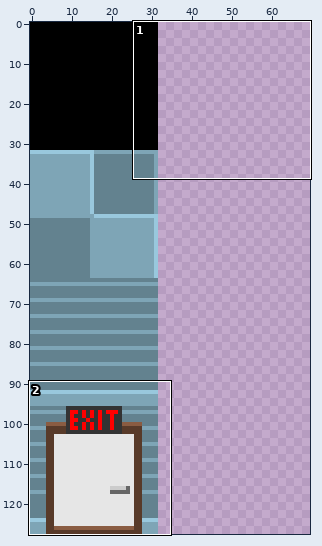
Two states of a sprite sheet, b/img/chipset.png. The first picture is a wide view before the edit; the outline marks the close-up.
Close-up. The starting point:
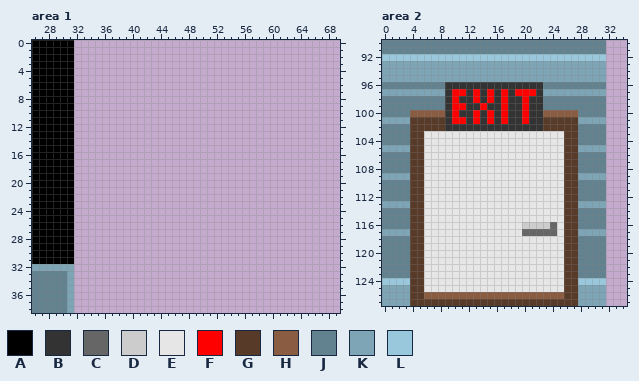
The file is 128x128 pixels. Shown: area 1: x 26..69, y 0..38; area 2: x 0..34, y 90..127. The wide view leaves out empty margins.
Palette (. is transparent): A #000000  B #333333  C #666666  D #cccccc  E #e6e6e6  F #ff0000  G #583a29  H #8a5c42  J #63828f  K #7ea5b6  L #99c8dd
Pixels before, area 1, first column x 26:
 0 AAAAAA
 1 AAAAAA
 2 AAAAAA
 3 AAAAAA
 4 AAAAAA
 5 AAAAAA
 6 AAAAAA
 7 AAAAAA
 8 AAAAAA
 9 AAAAAA
10 AAAAAA
11 AAAAAA
12 AAAAAA
13 AAAAAA
14 AAAAAA
15 AAAAAA
16 AAAAAA
17 AAAAAA
18 AAAAAA
19 AAAAAA
20 AAAAAA
21 AAAAAA
22 AAAAAA
23 AAAAAA
24 AAAAAA
25 AAAAAA
26 AAAAAA
27 AAAAAA
28 AAAAAA
29 AAAAAA
30 AAAAAA
31 AAAAAA
32 KKKKKK
33 JJJJJK
34 JJJJJK
35 JJJJJK
36 JJJJJK
37 JJJJJK
38 JJJJJK
Pixels before, area 2, first column x 0:
 90 JJJJJJJJJJJJJJJJJJJJJJJJJJJJJJJJ
 91 JJJJJJJJJJJJJJJJJJJJJJJJJJJJJJJJ
 92 LLLLLLLLLLLLLLLLLLLLLLLLLLLLLLLL
 93 KKKKKKKKKKKKKKKKKKKKKKKKKKKKKKKK
 94 KKKKKKKKKKKKKKKKKKKKKKKKKKKKKKKK
 95 KKKKKKKKKKKKKKKKKKKKKKKKKKKKKKKK
 96 JJJJJJJJJBBBBBBBBBBBBBBJJJJJJJJJ
 97 KKKKKKKKKBFFBFBFBFBFFFBKKKKKKKKK
 98 JJJJJJJJJBFBBFBFBFBBFBBJJJJJJJJJ
 99 JJJJJJJJJBFFBBFBBFBBFBBJJJJJJJJJ
100 JJJJHHHHHBFBBFBFBFBBFBBHHHHHJJJJ
101 KKKKGGGGGBFFBFBFBFBBFBBGGGGGKKKK
102 JJJJGGGGGBBBBBBBBBBBBBBGGGGGJJJJ
103 JJJJGGEEEEEEEEEEEEEEEEEEEEGGJJJJ
104 JJJJGGEEEEEEEEEEEEEEEEEEEEGGJJJJ
105 KKKKGGEEEEEEEEEEEEEEEEEEEEGGKKKK
106 JJJJGGEEEEEEEEEEEEEEEEEEEEGGJJJJ
107 JJJJGGEEEEEEEEEEEEEEEEEEEEGGJJJJ
108 JJJJGGEEEEEEEEEEEEEEEEEEEEGGJJJJ
109 KKKKGGEEEEEEEEEEEEEEEEEEEEGGKKKK
110 JJJJGGEEEEEEEEEEEEEEEEEEEEGGJJJJ
111 JJJJGGEEEEEEEEEEEEEEEEEEEEGGJJJJ
112 JJJJGGEEEEEEEEEEEEEEEEEEEEGGJJJJ
113 KKKKGGEEEEEEEEEEEEEEEEEEEEGGKKKK
114 JJJJGGEEEEEEEEEEEEEEEEEEEEGGJJJJ
115 JJJJGGEEEEEEEEEEEEEEEEEEEEGGJJJJ
116 JJJJGGEEEEEEEEEEEEEEDDDDCEGGJJJJ
117 KKKKGGEEEEEEEEEEEEEECCCCCEGGKKKK
118 JJJJGGEEEEEEEEEEEEEEEEEEEEGGJJJJ
119 JJJJGGEEEEEEEEEEEEEEEEEEEEGGJJJJ
120 JJJJGGEEEEEEEEEEEEEEEEEEEEGGJJJJ
121 JJJJGGEEEEEEEEEEEEEEEEEEEEGGJJJJ
122 JJJJGGEEEEEEEEEEEEEEEEEEEEGGJJJJ
123 JJJJGGEEEEEEEEEEEEEEEEEEEEGGJJJJ
124 LLLLGGEEEEEEEEEEEEEEEEEEEEGGLLLL
125 KKKKGGEEEEEEEEEEEEEEEEEEEEGGKKKK
126 KKKKGGHHHHHHHHHHHHHHHHHHHHGGKKKK
127 KKKKGGGGGGGGGGGGGGGGGGGGGGGGKKKK
The same view after the edit:
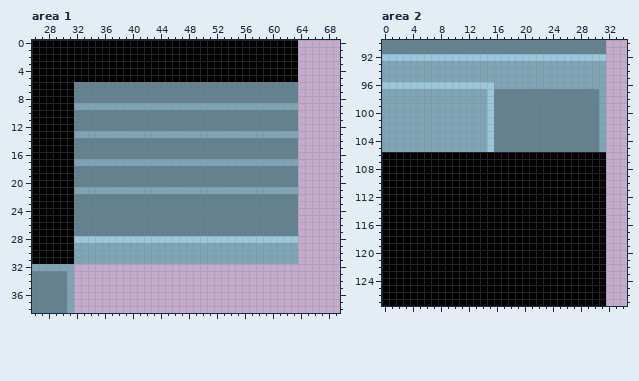
The exact change:
Changed rows in their new state; - is an unchanged pixel.
Area 1:
first column x 32:
 0 AAAAAAAAAAAAAAAAAAAAAAAAAAAAAAAA
 1 AAAAAAAAAAAAAAAAAAAAAAAAAAAAAAAA
 2 AAAAAAAAAAAAAAAAAAAAAAAAAAAAAAAA
 3 AAAAAAAAAAAAAAAAAAAAAAAAAAAAAAAA
 4 AAAAAAAAAAAAAAAAAAAAAAAAAAAAAAAA
 5 AAAAAAAAAAAAAAAAAAAAAAAAAAAAAAAA
 6 JJJJJJJJJJJJJJJJJJJJJJJJJJJJJJJJ
 7 JJJJJJJJJJJJJJJJJJJJJJJJJJJJJJJJ
 8 JJJJJJJJJJJJJJJJJJJJJJJJJJJJJJJJ
 9 KKKKKKKKKKKKKKKKKKKKKKKKKKKKKKKK
10 JJJJJJJJJJJJJJJJJJJJJJJJJJJJJJJJ
11 JJJJJJJJJJJJJJJJJJJJJJJJJJJJJJJJ
12 JJJJJJJJJJJJJJJJJJJJJJJJJJJJJJJJ
13 KKKKKKKKKKKKKKKKKKKKKKKKKKKKKKKK
14 JJJJJJJJJJJJJJJJJJJJJJJJJJJJJJJJ
15 JJJJJJJJJJJJJJJJJJJJJJJJJJJJJJJJ
16 JJJJJJJJJJJJJJJJJJJJJJJJJJJJJJJJ
17 KKKKKKKKKKKKKKKKKKKKKKKKKKKKKKKK
18 JJJJJJJJJJJJJJJJJJJJJJJJJJJJJJJJ
19 JJJJJJJJJJJJJJJJJJJJJJJJJJJJJJJJ
20 JJJJJJJJJJJJJJJJJJJJJJJJJJJJJJJJ
21 KKKKKKKKKKKKKKKKKKKKKKKKKKKKKKKK
22 JJJJJJJJJJJJJJJJJJJJJJJJJJJJJJJJ
23 JJJJJJJJJJJJJJJJJJJJJJJJJJJJJJJJ
24 JJJJJJJJJJJJJJJJJJJJJJJJJJJJJJJJ
25 JJJJJJJJJJJJJJJJJJJJJJJJJJJJJJJJ
26 JJJJJJJJJJJJJJJJJJJJJJJJJJJJJJJJ
27 JJJJJJJJJJJJJJJJJJJJJJJJJJJJJJJJ
28 LLLLLLLLLLLLLLLLLLLLLLLLLLLLLLLL
29 KKKKKKKKKKKKKKKKKKKKKKKKKKKKKKKK
30 KKKKKKKKKKKKKKKKKKKKKKKKKKKKKKKK
31 KKKKKKKKKKKKKKKKKKKKKKKKKKKKKKKK
Area 2:
first column x 0:
 96 LLLLLLLLLLLLLLLLKKKKKKKKKKKKKKKK
 97 ---------KKKKKKLJJJJJJJJJJJJJJJ-
 98 KKKKKKKKKKKKKKKLJJJJJJJ--------K
 99 KKKKKKKKKKKKKKKLJJJJJJJ--------K
100 KKKKKKKKKKKKKKKLJJJJJJJJJJJJ---K
101 ----KKKKKKKKKKKLJJJJJJJJJJJJJJJ-
102 KKKKKKKKKKKKKKKLJJJJJJJJJJJJ---K
103 KKKKKKKKKKKKKKKLJJJJJJJJJJJJ---K
104 KKKKKKKKKKKKKKKLJJJJJJJJJJJJ---K
105 ----KKKKKKKKKKKLJJJJJJJJJJJJJJJ-
106 AAAAAAAAAAAAAAAAAAAAAAAAAAAAAAAA
107 AAAAAAAAAAAAAAAAAAAAAAAAAAAAAAAA
108 AAAAAAAAAAAAAAAAAAAAAAAAAAAAAAAA
109 AAAAAAAAAAAAAAAAAAAAAAAAAAAAAAAA
110 AAAAAAAAAAAAAAAAAAAAAAAAAAAAAAAA
111 AAAAAAAAAAAAAAAAAAAAAAAAAAAAAAAA
112 AAAAAAAAAAAAAAAAAAAAAAAAAAAAAAAA
113 AAAAAAAAAAAAAAAAAAAAAAAAAAAAAAAA
114 AAAAAAAAAAAAAAAAAAAAAAAAAAAAAAAA
115 AAAAAAAAAAAAAAAAAAAAAAAAAAAAAAAA
116 AAAAAAAAAAAAAAAAAAAAAAAAAAAAAAAA
117 AAAAAAAAAAAAAAAAAAAAAAAAAAAAAAAA
118 AAAAAAAAAAAAAAAAAAAAAAAAAAAAAAAA
119 AAAAAAAAAAAAAAAAAAAAAAAAAAAAAAAA
120 AAAAAAAAAAAAAAAAAAAAAAAAAAAAAAAA
121 AAAAAAAAAAAAAAAAAAAAAAAAAAAAAAAA
122 AAAAAAAAAAAAAAAAAAAAAAAAAAAAAAAA
123 AAAAAAAAAAAAAAAAAAAAAAAAAAAAAAAA
124 AAAAAAAAAAAAAAAAAAAAAAAAAAAAAAAA
125 AAAAAAAAAAAAAAAAAAAAAAAAAAAAAAAA
126 AAAAAAAAAAAAAAAAAAAAAAAAAAAAAAAA
127 AAAAAAAAAAAAAAAAAAAAAAAAAAAAAAAA
